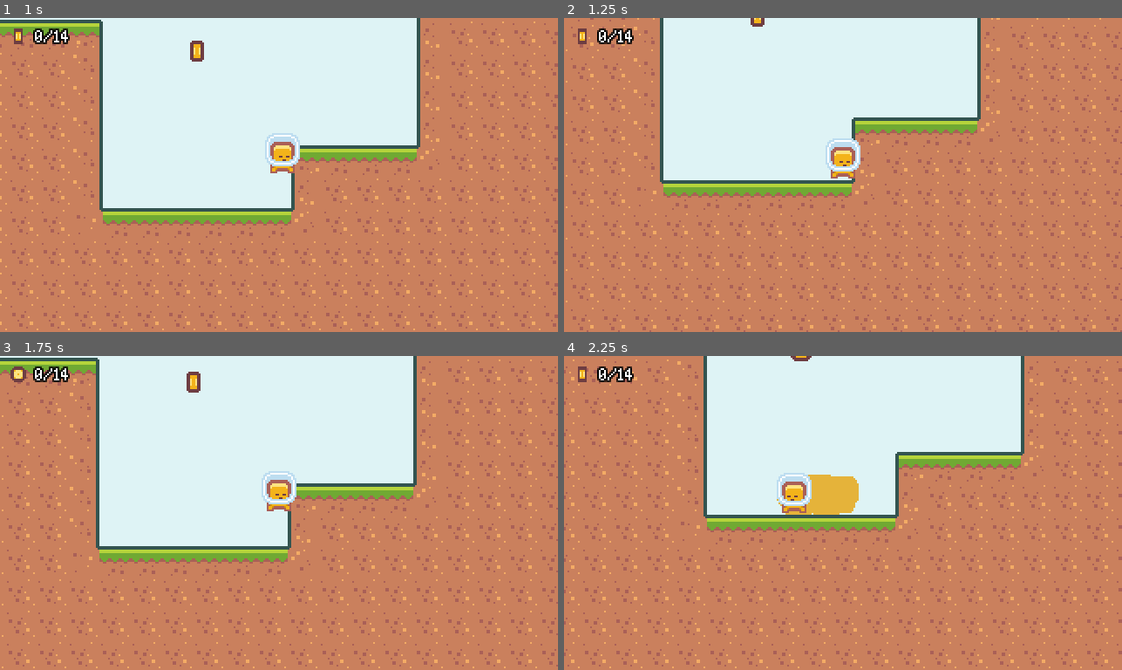
Above: before the commit, frames 1-4 (two rows, left to right).
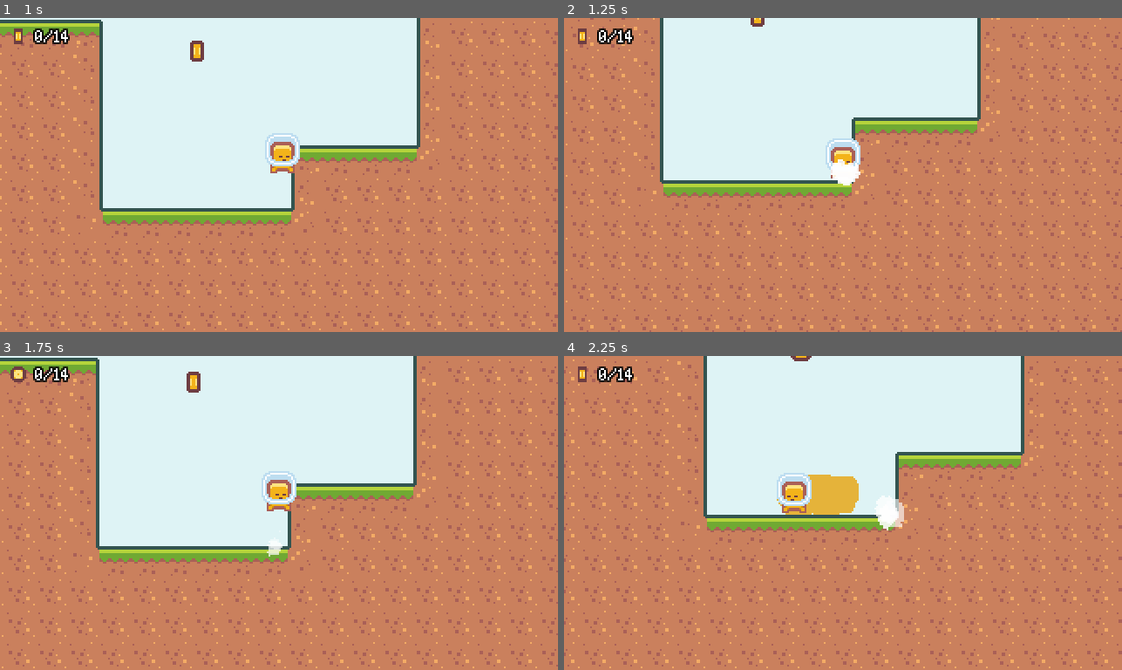
Above: after the commit, the same moments.

Repository: Yrainyw/2D-Platformer
Game: Godot game, scene res://Scenes/main.tscn
Two runs of this game, one before a commit and one after it. Both use one fixed random seed, a clock stepped at 60 frames per second and the inputs below.
Inputs:
- Up to frame 1 (1 s): tap Enter at 0.5 s; hold D (move_right) from 0.53 s (still down); tap K (dash) at 0.6 s; tap J (jump) at 0.77 s
- Up to frame 2 (1.25 s): keep holding D (move_right)
- Up to frame 3 (1.75 s): keep holding D (move_right); tap K (dash) at 1.35 s; tap J (jump) at 1.52 s
- Up to frame 4 (2.25 s): release D (move_right) at 2.03 s; hold A (move_left) from 2.03 s (still down); tap K (dash) at 2.1 s

Frame 1 is identical in both runs. In frame 2, 0.3% of the frame differs, in the area x 47-54%, y 45-54%; in frame 3, less than 0.1%; in frame 4, 0.4%, in the area x 55-61%, y 44-56%.

Commit message:
Footstep Particles

Diff:
--- /dev/null
+++ b/Scenes/footstepParticles.tscn
@@ -0,0 +1,87 @@
+[gd_scene load_steps=9 format=2]
+
+[ext_resource path="res://Assets/Effects/particles.png" type="Texture" id=1]
+
+[sub_resource type="Animation" id=7]
+resource_name = "default"
+length = 1.5
+tracks/0/type = "value"
+tracks/0/path = NodePath("Particles2D:emitting")
+tracks/0/interp = 1
+tracks/0/loop_wrap = true
+tracks/0/imported = false
+tracks/0/enabled = true
+tracks/0/keys = {
+"times": PoolRealArray( 0 ),
+"transitions": PoolRealArray( 1 ),
+"update": 1,
+"values": [ true ]
+}
+tracks/1/type = "method"
+tracks/1/path = NodePath(".")
+tracks/1/interp = 1
+tracks/1/loop_wrap = true
+tracks/1/imported = false
+tracks/1/enabled = true
+tracks/1/keys = {
+"times": PoolRealArray( 1.5 ),
+"transitions": PoolRealArray( 1 ),
+"values": [ {
+"args": [  ],
+"method": "queue_free"
+} ]
+}
+
+[sub_resource type="CanvasItemMaterial" id=1]
+particles_animation = true
+particles_anim_h_frames = 3
+particles_anim_v_frames = 1
+particles_anim_loop = false
+
+[sub_resource type="Gradient" id=5]
+offsets = PoolRealArray( 0.241546, 1 )
+colors = PoolColorArray( 1, 1, 1, 0.890196, 1, 1, 1, 0.301961 )
+
+[sub_resource type="GradientTexture" id=6]
+gradient = SubResource( 5 )
+
+[sub_resource type="Curve" id=3]
+_data = [ Vector2( 0, 0 ), 0.0, 0.0, 0, 0, Vector2( 0.152941, 1 ), 0.0, 0.0, 0, 0, Vector2( 0.631373, 1 ), 0.0, 0.0, 0, 0, Vector2( 1, 0 ), 0.0, 0.0, 0, 0 ]
+
+[sub_resource type="CurveTexture" id=4]
+curve = SubResource( 3 )
+
+[sub_resource type="ParticlesMaterial" id=2]
+lifetime_randomness = 0.5
+emission_shape = 1
+emission_sphere_radius = 3.0
+flag_disable_z = true
+direction = Vector3( 0, 1, 0 )
+gravity = Vector3( 0, -20, 0 )
+initial_velocity = 5.0
+initial_velocity_random = 1.0
+angular_velocity = 180.0
+angular_velocity_random = 1.0
+orbit_velocity = 0.0
+orbit_velocity_random = 0.0
+scale = 1.5
+scale_curve = SubResource( 4 )
+color_ramp = SubResource( 6 )
+anim_offset = 1.0
+anim_offset_random = 1.0
+
+[node name="FootstepParticles" type="Node2D"]
+
+[node name="AnimationPlayer" type="AnimationPlayer" parent="."]
+autoplay = "default"
+anims/default = SubResource( 7 )
+
+[node name="Particles2D" type="Particles2D" parent="."]
+material = SubResource( 1 )
+emitting = false
+amount = 2
+lifetime = 0.9
+one_shot = true
+explosiveness = 0.9
+process_material = SubResource( 2 )
+texture = ExtResource( 1 )
--- a/Scripts/Player.gd
+++ b/Scripts/Player.gd
@@ -27,9 +27,12 @@
 var defaultHazardMask = 0
 var isDying = false
 
+var footstepParticles = preload("res://Scenes/footstepParticles.tscn")
+
 
 func _ready():
 	$HazardArea.connect("area_entered", self, "on_hazard_area_entered")
+	$AnimatedSprite.connect("frame_changed", self, "on_animated_sprite_frame_changed")
 	$DashArea.connect("area_entered", self, "on_dash_area_entered")
 	defaultHazardMask = $HazardArea.collision_mask
 
@@ -81,6 +84,9 @@
 
 	if (wasOnFloor && !is_on_floor()):
 		$CoyoteTimer.start()
+
+	if (!wasOnFloor && is_on_floor() && !isStateNew):
+		spawn_footsteps(1.5)
 
 	if (is_on_floor()):
 		hasDoubleJump = true
@@ -155,6 +161,18 @@
 	call_deferred("kill")
 
 
+func spawn_footsteps(scale = 1):
+	var footstep = footstepParticles.instance()
+	get_parent().add_child(footstep)
+	footstep.scale = Vector2.ONE * scale
+	footstep.global_position = global_position
+
+
 func on_dash_area_entered(area2d):
 	if area2d.is_in_group("enemy_hurtbox"):
 		area2d.get_parent().take_damage()
+
+
+func on_animated_sprite_frame_changed():
+	if ($AnimatedSprite.animation == "run" && $AnimatedSprite.frame == 0):
+		spawn_footsteps()
